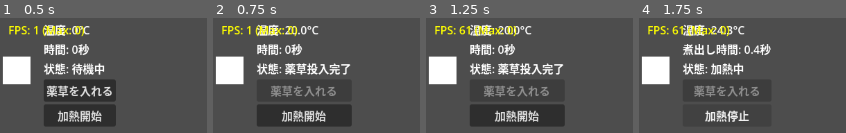
Above: before the commit, frames 1-4 (left to right).
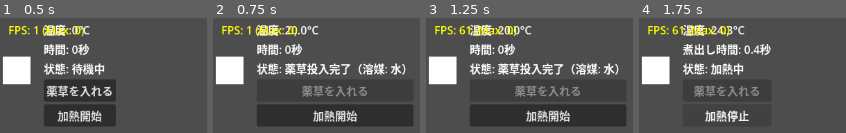
Above: after the commit, the same moments.

Repository: KFUJI3375/maid-in-lab
Game: Godot game, scene res://scenes/alchemy_lab.tscn
Same seed, same stepped clock (60 frames per second), same inputs: the game is played once before the commit and once after it.
Inputs:
- Up to frame 1 (0.5 s): no input
- Up to frame 2 (0.75 s): click "薬草を入れる" at 0.5 s
- Up to frame 3 (1.25 s): no input
- Up to frame 4 (1.75 s): click "加熱開始" at 1.25 s

Frame 1 is identical in both runs. In frame 2, 11% of the frame differs, in the area x 28-97%, y 39-94%; in frame 3, 11%; in frame 4, nothing differs.

Commit message:
いろいろ追加

Diff:
--- a/scripts/application/brew_potion_use_case.gd
+++ b/scripts/application/brew_potion_use_case.gd
@@ -5,7 +5,8 @@
 signal temperature_changed(temp: float)
 signal progress_changed(progress: float)
 signal potion_created(potion: Potion)
-signal solution_color_changed(color: Color) # 新規：溶液の色変化
+signal solution_color_changed(color: Color)
+signal volume_changed(volume: float) # 新規
 
 const HEATING_RATE = 10.0
 const COOLING_RATE = 5.0
@@ -13,12 +14,14 @@
 var alchemy_process: AlchemyProcess
 var current_state: String = "待機中"
 
-func start_with_herb(herb: Herb) -> void:
-	alchemy_process = AlchemyProcess.new(herb)
+func start_with_herb(herb: Herb, solvent: Solvent = null) -> void:
+	# 溶媒を指定可能（デフォルトは水）
+	alchemy_process = AlchemyProcess.new(herb, solvent)
 	alchemy_process.progress_updated.connect(_on_progress_updated)
 	alchemy_process.completed.connect(_on_potion_completed)
-	alchemy_process.solution_updated.connect(_on_solution_updated) # 新規
-	change_state("薬草投入完了")
+	alchemy_process.solution_updated.connect(_on_solution_updated)
+	alchemy_process.evaporation_warning.connect(_on_evaporation_warning) # 新規
+	change_state("薬草投入完了（溶媒: %s）" % alchemy_process.solution.solvent.name)
 
 func toggle_heating() -> bool:
 	if not alchemy_process:
@@ -35,6 +38,7 @@
 	if alchemy_process:
 		alchemy_process.update(delta, HEATING_RATE, COOLING_RATE)
 		temperature_changed.emit(alchemy_process.temperature.value)
+		volume_changed.emit(alchemy_process.solution.volume) # 新規
 
 func change_state(new_state: String) -> void:
 	current_state = new_state
@@ -48,5 +52,7 @@
 	potion_created.emit(potion)
 
 func _on_solution_updated(solution: Solution) -> void:
-	# 溶液の色を通知
 	solution_color_changed.emit(solution.color)
+
+func _on_evaporation_warning(remaining_volume: float) -> void:
+	change_state("警告: 体積が %.1f ml まで減少しました" % remaining_volume)
--- a/scripts/domain/entities/herb.gd
+++ b/scripts/domain/entities/herb.gd
@@ -2,15 +2,64 @@
 extends RefCounted
 
 var name: String
-var cell_wall_strength: float  # 細胞壁の強度
-var optimal_temperature: float  # 最適温度
+var cell_wall_strength: float
+var optimal_temperature: float
 var color: Color
 
-func _init(p_name: String, p_strength: float, p_temp: float, p_color: Color):
+# 新規：成分タイプとその含有量
+var components: Dictionary = {
+	"water_soluble": 0.0,
+	"oil_soluble": 0.0,
+	"volatile": 0.0
+}
+
+func _init(p_name: String, p_strength: float, p_optimal_temp: float, p_color: Color, p_components: Dictionary = {}):
 	name = p_name
 	cell_wall_strength = p_strength
-	optimal_temperature = p_temp
+	optimal_temperature = p_optimal_temp
 	color = p_color
 
+	# デフォルト値を設定
+	if p_components.is_empty():
+		components = {
+			"water_soluble": 60.0, # デフォルトは水溶性が多い
+			"oil_soluble": 20.0,
+			"volatile": 20.0
+		}
+	else:
+		components = p_components
+
+# ファクトリーメソッド更新
 static func create_healing_herb() -> Herb:
-	return Herb.new("回復薬草", 100.0, 80.0, Color(0.6, 0.8, 0.6))
+	return Herb.new(
+		"回復薬草",
+		100.0,
+		80.0,
+		Color(0.6, 0.8, 0.6),
+		{
+			"water_soluble": 60.0, # 水に溶けやすい成分が多い
+			"oil_soluble": 25.0,
+			"volatile": 15.0
+		}
+	)
+
+# 将来の拡張：芳香薬草（揮発性成分が多い）
+# static func create_aromatic_herb() -> Herb:
+# 	return Herb.new(
+# 		"芳香薬草",
+# 		80.0,
+# 		70.0,
+# 		Color(0.8, 0.7, 0.9),
+# 		{
+# 			"water_soluble": 20.0,
+# 			"oil_soluble": 30.0,
+# 			"volatile": 50.0  # 精油が豊富
+# 		}
+# 	)
+
+# 総成分量を取得
+func get_total_component_amount() -> float:
+	var total = 0.0
+	for amount in components.values():
+		total += amount
+	return total
--- a/scripts/domain/entities/solution.gd
+++ b/scripts/domain/entities/solution.gd
@@ -3,40 +3,72 @@
 
 signal color_changed(new_color: Color)
 signal concentration_changed(concentration: float)
+signal volume_changed(new_volume: float) # 新規：蒸発検知
 
 # 溶液の成分
 class Component extends RefCounted:
 	var name: String
+	var type: String # 新規：成分タイプ（water_soluble, oil_soluble, volatile）
 	var concentration: float # 濃度 (0-100%)
 
-	func _init(p_name: String, p_concentration: float = 0.0):
+	func _init(p_name: String, p_type: String, p_concentration: float = 0.0):
 		name = p_name
+		type = p_type
 		concentration = p_concentration
 
 # 溶液の状態
+var solvent: Solvent # 新規：溶媒
 var components: Array[Component] = []
-var color: Color = Color(0.8, 0.8, 1.0, 0.3) # 初期は透明に近い
+var color: Color = Color(0.8, 0.8, 1.0, 0.3)
 var volume: float = 100.0 # ml
 var temperature: float = 20.0
 
-func _init():
-	pass
+func _init(p_solvent: Solvent = null):
+	# デフォルトは水
+	solvent = p_solvent if p_solvent else Solvent.create_water()
+	update_color()
 
 # 薬草を追加
 func add_herb(herb: Herb) -> void:
-	var component = Component.new(herb.name, 0.0)
-	components.append(component)
+	# 各成分タイプごとにComponentを作成
+	for component_type in herb.components:
+		var component_name = "%s(%s)" % [herb.name, component_type]
+		var component = Component.new(component_name, component_type, 0.0)
+		components.append(component)
+
 	update_color()
 
 # 成分を抽出（加熱による）
-func extract_component(component_name: String, amount: float) -> void:
+func extract_component(herb: Herb, amount: float) -> void:
 	for component in components:
-		if component.name == component_name:
-			component.concentration += amount
+		# この成分が薬草由来か確認
+		if component.name.begins_with(herb.name):
+			# 溶媒の抽出効率を考慮
+			var efficiency = solvent.get_efficiency(component.type)
+			var extraction_amount = amount * efficiency
+
+			component.concentration += extraction_amount
 			component.concentration = min(component.concentration, 100.0)
+
 			concentration_changed.emit(component.concentration)
 			update_color()
-			break
+
+# 蒸発処理（新規）
+func process_evaporation(delta: float) -> void:
+	var evaporation = solvent.calculate_evaporation(temperature, delta)
+	if evaporation > 0:
+		volume -= evaporation
+		volume = max(volume, 10.0) # 最低10ml残る
+		volume_changed.emit(volume)
+
+		# 体積が減ると濃度が上がる
+		update_concentration_by_volume()
+
+func update_concentration_by_volume() -> void:
+	# 蒸発による濃縮効果
+	var concentration_factor = 100.0 / volume
+	for component in components:
+		component.concentration = min(component.concentration * concentration_factor, 100.0)
 
 # 最も高濃度の成分を取得
 func get_primary_component() -> Component:
--- /dev/null
+++ b/scripts/domain/entities/solvent.gd
@@ -0,0 +1,68 @@
+class_name Solvent
+extends RefCounted
+
+# 溶媒の基本プロパティ
+var name: String
+var boiling_point: float
+var evaporation_rate: float # 蒸発速度（将来の拡張用）
+
+# 成分タイプごとの抽出効率（0.0-2.0）
+var extraction_efficiency: Dictionary = {
+	"water_soluble": 1.0,
+	"oil_soluble": 1.0,
+	"volatile": 1.0
+}
+
+func _init(p_name: String, p_boiling_point: float):
+	name = p_name
+	boiling_point = p_boiling_point
+	evaporation_rate = 0.1
+
+# ファクトリーメソッド：水
+static func create_water() -> Solvent:
+	var solvent = Solvent.new("水", 100.0)
+	solvent.extraction_efficiency = {
+		"water_soluble": 1.0, # 水溶性成分は普通に抽出
+		"oil_soluble": 0.1, # 脂溶性成分はほとんど抽出できない
+		"volatile": 0.5 # 揮発性成分は半分程度（加熱で失われる）
+	}
+	solvent.evaporation_rate = 0.05 # 水は蒸発しにくい
+	return solvent
+
+# 将来の拡張：エタノール（コメントアウト）
+# static func create_alcohol() -> Solvent:
+# 	var solvent = Solvent.new("エタノール", 78.4)
+# 	solvent.extraction_efficiency = {
+# 		"water_soluble": 0.5,
+# 		"oil_soluble": 1.5,
+# 		"volatile": 1.2
+# 	}
+# 	solvent.evaporation_rate = 0.15  # エタノールは蒸発しやすい
+# 	return solvent
+
+# 将来の拡張：混合溶媒
+# static func create_mixed(water_ratio: float, alcohol_ratio: float) -> Solvent:
+# 	var total = water_ratio + alcohol_ratio
+# 	var w = water_ratio / total
+# 	var a = alcohol_ratio / total
+#
+# 	var solvent = Solvent.new("混合溶媒(%d:%d)" % [water_ratio, alcohol_ratio],
+# 	                          100.0 * w + 78.4 * a)
+# 	# ... 効率の計算
+# 	return solvent
+
+# 特定の成分タイプの抽出効率を取得
+func get_efficiency(component_type: String) -> float:
+	return extraction_efficiency.get(component_type, 0.5)
+
+# 沸騰しているか
+func is_boiling(current_temperature: float) -> bool:
+	return current_temperature >= boiling_point
+
+# 蒸発量を計算
+func calculate_evaporation(temperature: float, delta: float) -> float:
+	if temperature >= boiling_point:
+		return evaporation_rate * delta * 10.0 # 沸騰すると急激に蒸発
+	elif temperature >= boiling_point - 20.0:
+		return evaporation_rate * delta * 2.0 # 沸点に近いと少し蒸発
+	return 0.0
--- a/scripts/domain/services/alchemy_process.gd
+++ b/scripts/domain/services/alchemy_process.gd
@@ -3,22 +3,27 @@
 
 signal progress_updated(percentage: float)
 signal completed(potion: Potion)
-signal solution_updated(solution: Solution) # 新規：溶液の状態変化
+signal solution_updated(solution: Solution)
+signal evaporation_warning(remaining_volume: float) # 新規：蒸発警告
 
 var herb: Herb
 var temperature: Temperature
-var solution: Solution # 新規：溶液オブジェクト
-var progress: float = 0.0 # 0-100
+var solution: Solution
+var progress: float = 0.0
 var is_active: bool = false
 
-func _init(p_herb: Herb):
+func _init(p_herb: Herb, p_solvent: Solvent = null):
 	herb = p_herb
 	temperature = Temperature.new()
-	solution = Solution.new() # 溶液を生成
-	solution.add_herb(herb) # 薬草を溶液に追加
+
+	# 溶媒を指定（デフォルトは水）
+	var solvent = p_solvent if p_solvent else Solvent.create_water()
+	solution = Solution.new(solvent)
+	solution.add_herb(herb)
 
 	# 溶液のシグナルを転送
 	solution.color_changed.connect(_on_solution_color_changed)
+	solution.volume_changed.connect(_on_volume_changed)
 
 func start_heating() -> void:
 	is_active = true
@@ -36,13 +41,16 @@
 	# 溶液の温度も更新
 	solution.temperature = temperature.value
 
+	# 蒸発処理
+	solution.process_evaporation(delta)
+
 	# 細胞壁破壊プロセス
 	if temperature.value >= 60.0:
 		var efficiency = calculate_efficiency()
 		var extraction_rate = efficiency * delta * 10.0
 
-		# 成分を抽出
-		solution.extract_component(herb.name, extraction_rate)
+		# 成分を抽出（溶媒の効率が自動的に考慮される）
+		solution.extract_component(herb, extraction_rate)
 
 		progress += extraction_rate
 		progress = min(progress, 100.0)
@@ -58,15 +66,15 @@
 func calculate_efficiency() -> float:
 	var temp_diff = abs(temperature.value - herb.optimal_temperature)
 	if temp_diff <= 5.0:
-		return 2.0 # 最適温度なら2倍速
+		return 2.0
 	elif temp_diff <= 15.0:
-		return 1.0 # 普通
+		return 1.0
 	else:
-		return 0.5 # 温度が離れすぎていると遅い
+		return 0.5
 
 func create_potion() -> Potion:
 	var quality = determine_quality()
-	return solution.create_potion(quality) # 溶液からポーションを生成
+	return solution.create_potion(quality)
 
 func determine_quality() -> Potion.Quality:
 	if temperature.is_optimal_for(herb.optimal_temperature, 5.0):
@@ -81,3 +89,8 @@
 func _on_solution_color_changed(new_color: Color) -> void:
 	# 溶液の色変化を上位レイヤーに通知
 	pass
+
+func _on_volume_changed(new_volume: float) -> void:
+	# 蒸発による体積減少を警告
+	if new_volume < 30.0:
+		evaporation_warning.emit(new_volume)
--- a/scripts/presentation/alchemy_lab_view.gd
+++ b/scripts/presentation/alchemy_lab_view.gd
@@ -5,6 +5,7 @@
 @onready var temp_label = $UIContainer/TempLabel
 @onready var time_label = $UIContainer/TimeLabel
 @onready var status_label = $UIContainer/StatusLabel
+@onready var volume_label = $UIContainer/VolumeLabel # 新規：体積表示
 @onready var add_herb_button = $UIContainer/AddHerbButton
 @onready var heat_button = $UIContainer/HeatButton
 
@@ -12,7 +13,6 @@
 var brew_use_case: BrewPotionUseCase
 
 var brewing_time: float = 0.0
-# FPS表示用（デバッグ）
 var fps_label: Label
 
 func _ready():
@@ -22,6 +22,11 @@
 	fps_label.add_theme_color_override("font_color", Color.YELLOW)
 	add_child(fps_label)
 
+	# 体積ラベル作成（シーンになければ）
+	if not volume_label:
+		volume_label = Label.new()
+		# ... 配置とスタイル設定
+
 	brew_use_case = BrewPotionUseCase.new()
 
 	# Use Caseのシグナル接続
@@ -29,7 +34,8 @@
 	brew_use_case.temperature_changed.connect(_on_temperature_changed)
 	brew_use_case.progress_changed.connect(_on_progress_changed)
 	brew_use_case.potion_created.connect(_on_potion_created)
-	brew_use_case.solution_color_changed.connect(_on_solution_color_changed) # 新規
+	brew_use_case.solution_color_changed.connect(_on_solution_color_changed)
+	brew_use_case.volume_changed.connect(_on_volume_changed) # 新規
 
 	# UIボタンのシグナル接続
 	add_herb_button.pressed.connect(_on_add_herb_pressed)
@@ -67,8 +73,17 @@
 	status_label.text = "成分抽出: %.1f%%" % progress
 
 func _on_solution_color_changed(color: Color):
-	# 溶液の色が変化したらビーカーの色を更新
 	beaker_rect.color = color
+
+func _on_volume_changed(volume: float):
+	if volume_label:
+		volume_label.text = "体積: %.1f ml" % volume
+
+	# 警告表示
+	if volume < 30.0:
+		volume_label.add_theme_color_override("font_color", Color.RED)
+	else:
+		volume_label.add_theme_color_override("font_color", Color.WHITE)
 
 func _on_potion_created(potion: Potion):
 	heat_button.disabled = true
Not shown, added: scripts/domain/entities/solvent.gd.uid
